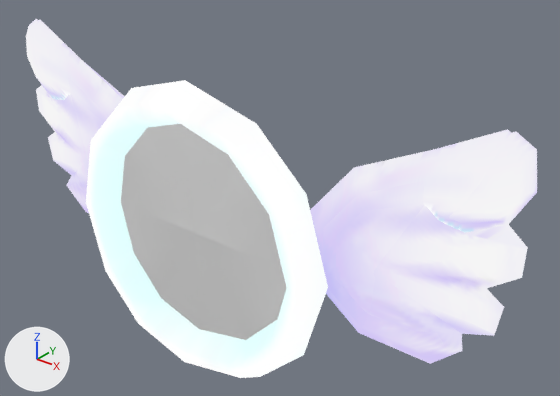
An edit to the glTF model godot/Wings.glb, drawn before and after from the same camera.
Both versions are drawn from a 50 mm camera at (0.601, -0.648, 0.45) aimed at (0.057, 0.033, 0.028). Arrows for +X, +Y and +Z are at lower left; the lights stay in place. The first picture is the older version. Vertices at exactly the same position are counted once.

Before the edit, the objects in view are built like this:
```python
me_wingout = bpy.data.meshes.new('wingout')
me_wingout.from_pydata(...)  # 261 vertices, 492 faces; spans x -0.385..0.385, y -0.095..0.039, z -0.192..0.198
# faces by material slot: [480, 12]
me_wingout.materials.append(mat_wings)
me_wingout.materials.append(mat_screen)  # white #e7e7e7
ob_wingout = bpy.data.objects.new('wingout', me_wingout)
ob_wingout.location = (0.0, 0.0, 0.0)
```
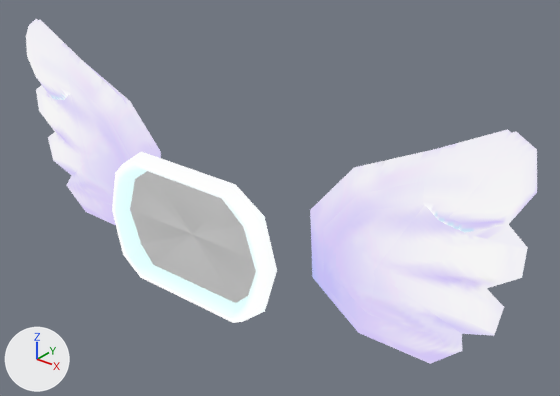
The newer file adds a shape key; the second version is drawn at full value of the shape key 'Small' of 'wingout', and the change is written as the vertex moves it makes.

The change, as a list of edits to the scene's bpy script:
```text
Change me_wingout:
    used by ob_wingout; location = (0.0, 0.0, 0.0)
    remove me_wingout.from_pydata(...)  # 261 vertices, 492 faces; spans x -0.385..0.385, y -0.095..0.039, z -0.192..0.198
    add me_wingout.from_pydata(...)  # 253 vertices, 478 faces; spans x -0.385..0.385, y -0.088..0.039, z -0.091..0.198
    me_wingout part 1: a new loose piece of 41 vertices spanning x -0.132..0.134, y -0.088..-0.067, z -0.09..0.09
    me_wingout part 2
    49 vertices are removed from x -0.185..0.199, y -0.095..-0.062, z -0.192..0.192
    84 faces are deleted
```

Where the change shows, as pixel boxes (x1, y1, x2, y2) in the pictures (560 x 396 px):
'wingout', reshaped
    before: (26, 19, 537, 378)
    after: (26, 19, 537, 364)
part 1 of me_wingout, added
    after: (112, 152, 277, 323)
part 2 of me_wingout, deleted
    before: (86, 80, 328, 378)
